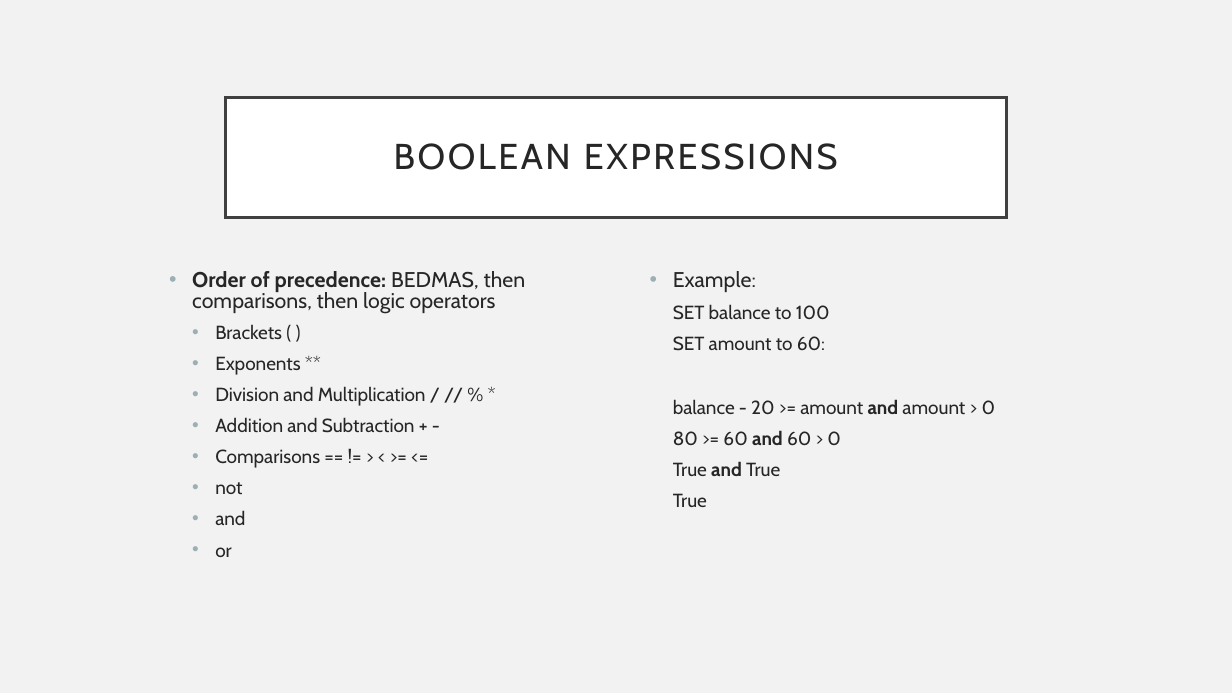
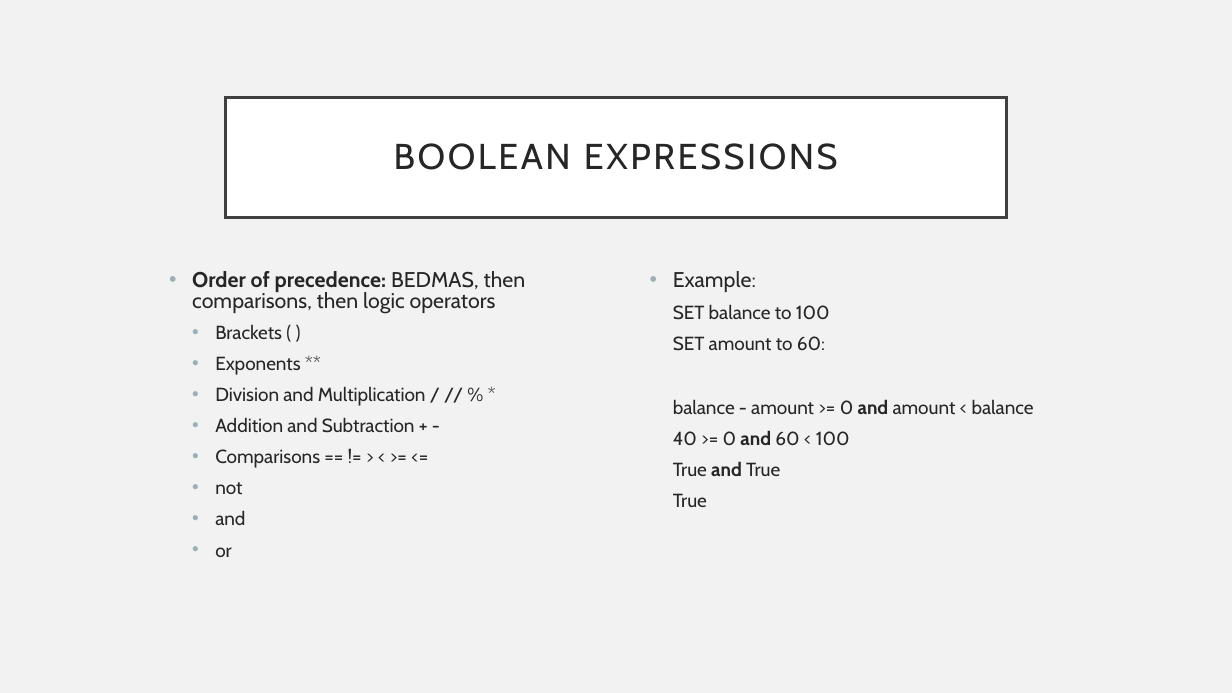
Before and after one commit to UPEI-CS/CS1910-Students, a slide deck: slide 19 of lectures/06-Decisions/CS1910_Decisions_Lecture.pptx. Drawn at 1232x693 pixels with LibreOffice and Linux fonts; fonts in the diff are those of the drawing. Boxes give left, top, right and bottom in pixels: in the first picture for what was removed or moved away, otherwise in the second. Text is boxed around its words. In the diff, an @@ line names an element or a change of style, - is before the commit and + after.

```diff
--- a/lectures/06-Decisions/CS1910_Decisions_Lecture.pptx
+++ b/lectures/06-Decisions/CS1910_Decisions_Lecture.pptx
@@ text at [673, 399, 1034, 446]: text changed @@
-  balance - 20 >= amount and amount > 0
-  80 >= 60 and 60 > 0
+  balance - amount >= 0 and amount < balance
+  40 >= 0 and 60 < 100
```
Also in this commit, not shown: 29 other files.
